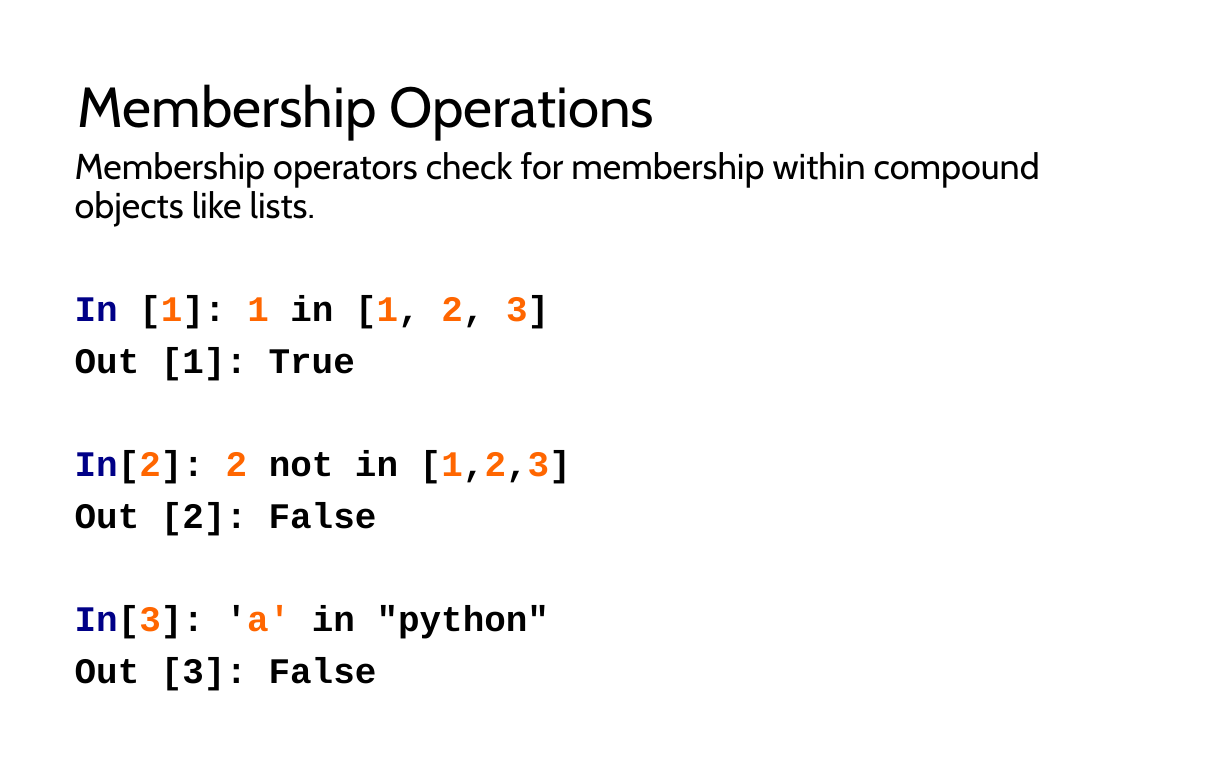
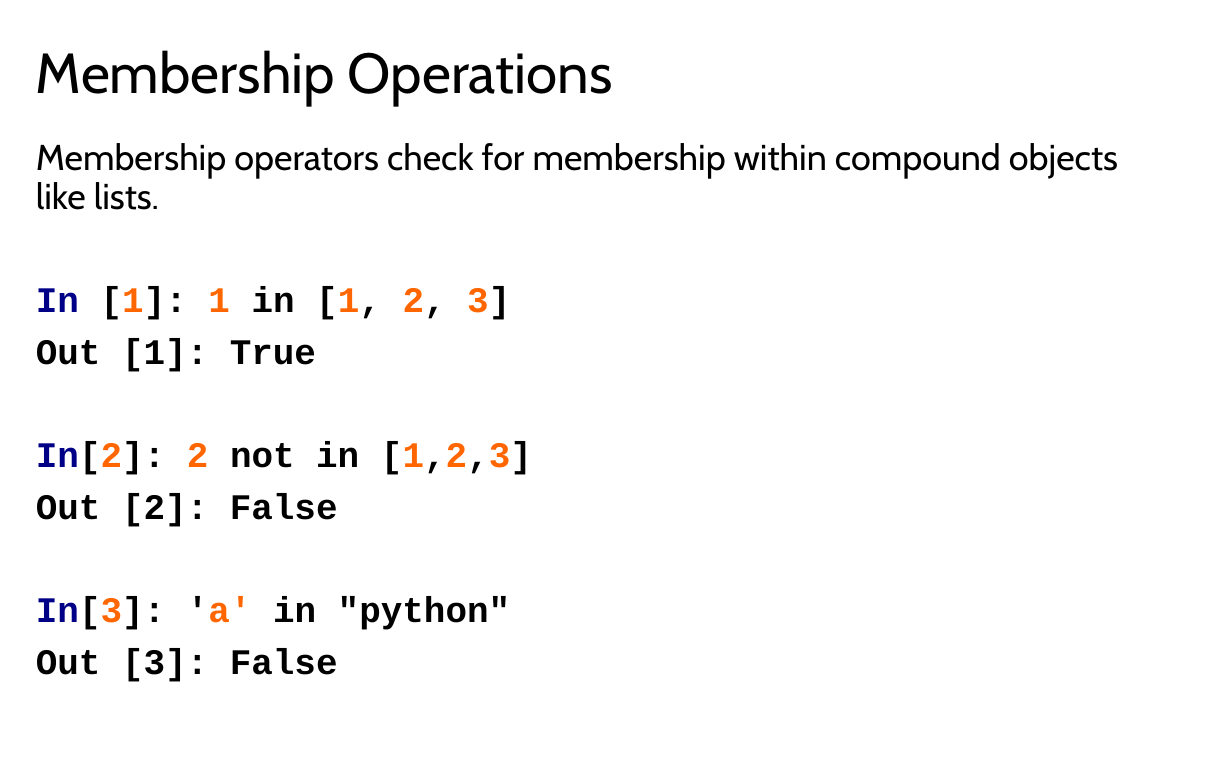
Before and after one commit to LongBaoNguyen/longbaonguyen.github.io, a slide deck: slide 30 of courses/apcsp/lect8.pptx. Drawn at 1232x770 pixels with LibreOffice and Linux fonts; fonts in the diff are those of the drawing. Boxes give left, top, right and bottom in pixels: in the first picture for what was removed or moved away, otherwise in the second. Text is boxed around its words. In the diff, an @@ line names an element or a change of style, - is before the commit and + after.

```diff
--- a/courses/apcsp/lect8.pptx
+++ b/courses/apcsp/lect8.pptx
@@ title "Membership Operations": place and size @@
-title "Membership Operations" at <box>78,84,654,140</box>
+title "Membership Operations" at <box>36,50,613,106</box>
@@ text "Membership operators check for membership ..." rewrapped from <box>75,152,1040,691</box> to <box>36,143,1118,682</box> @@
```
Also in this commit, not shown: 28 other slides changed, 1 slide added, 5 other files.
